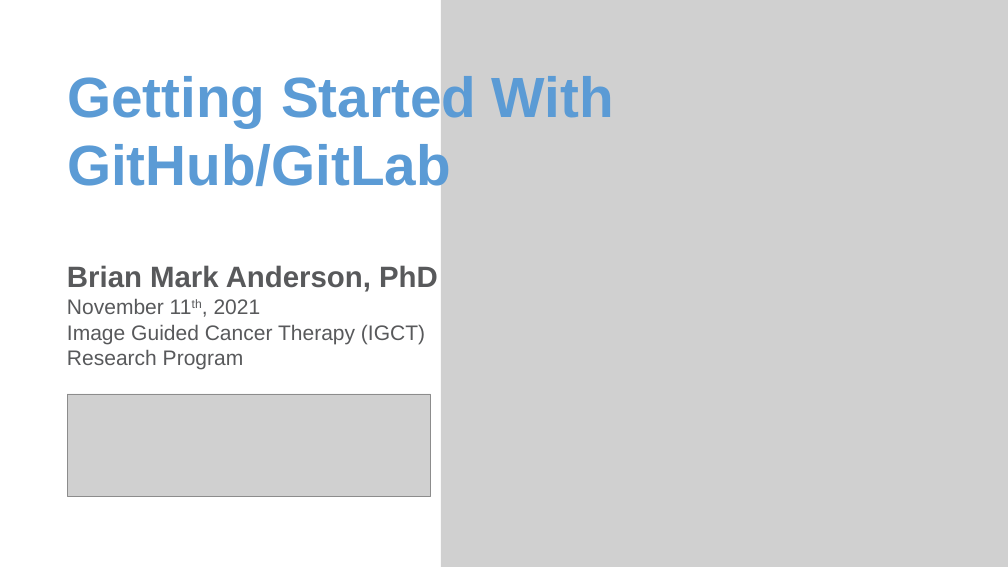
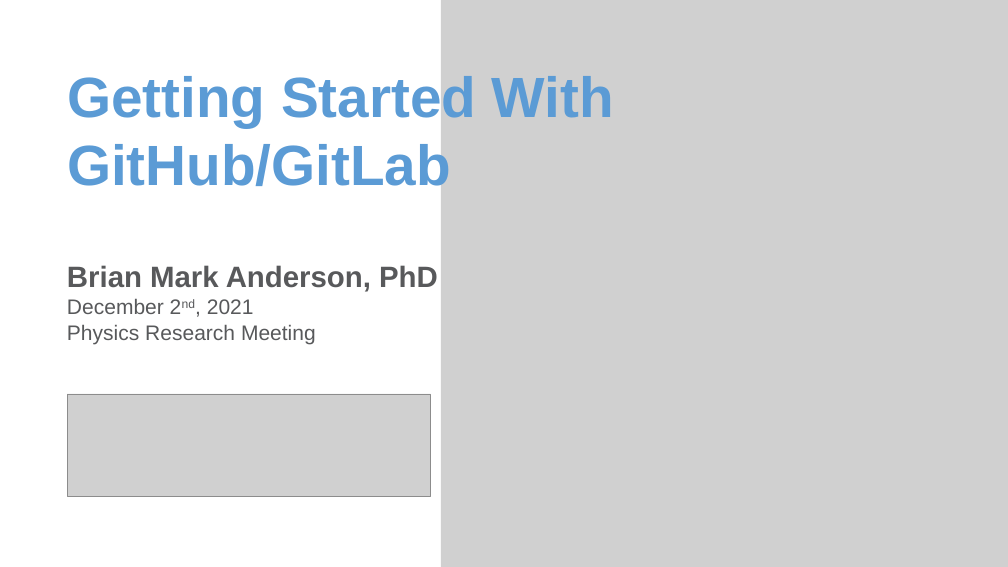
Before and after one commit to brianmanderson/TeachingGithubProcedures, a slide deck: slide 1 of Presentation.pptx. Drawn at 1008x567 pixels with LibreOffice and Linux fonts; fonts in the diff are those of the drawing; grey boxes stand for pictures. Boxes give left, top, right and bottom in pixels: in the first picture for what was removed or moved away, otherwise in the second. Text is boxed around its words. In the diff, an @@ line names an element or a change of style, - is before the commit and + after.

Commit message:
updated presentation

```diff
--- a/Presentation.pptx
+++ b/Presentation.pptx
@@ text at [67, 299, 316, 344]: text changed @@
-November 11th, 2021
-Image Guided Cancer Therapy (IGCT) Research Program
+December 2nd, 2021
+Physics Research Meeting
```
